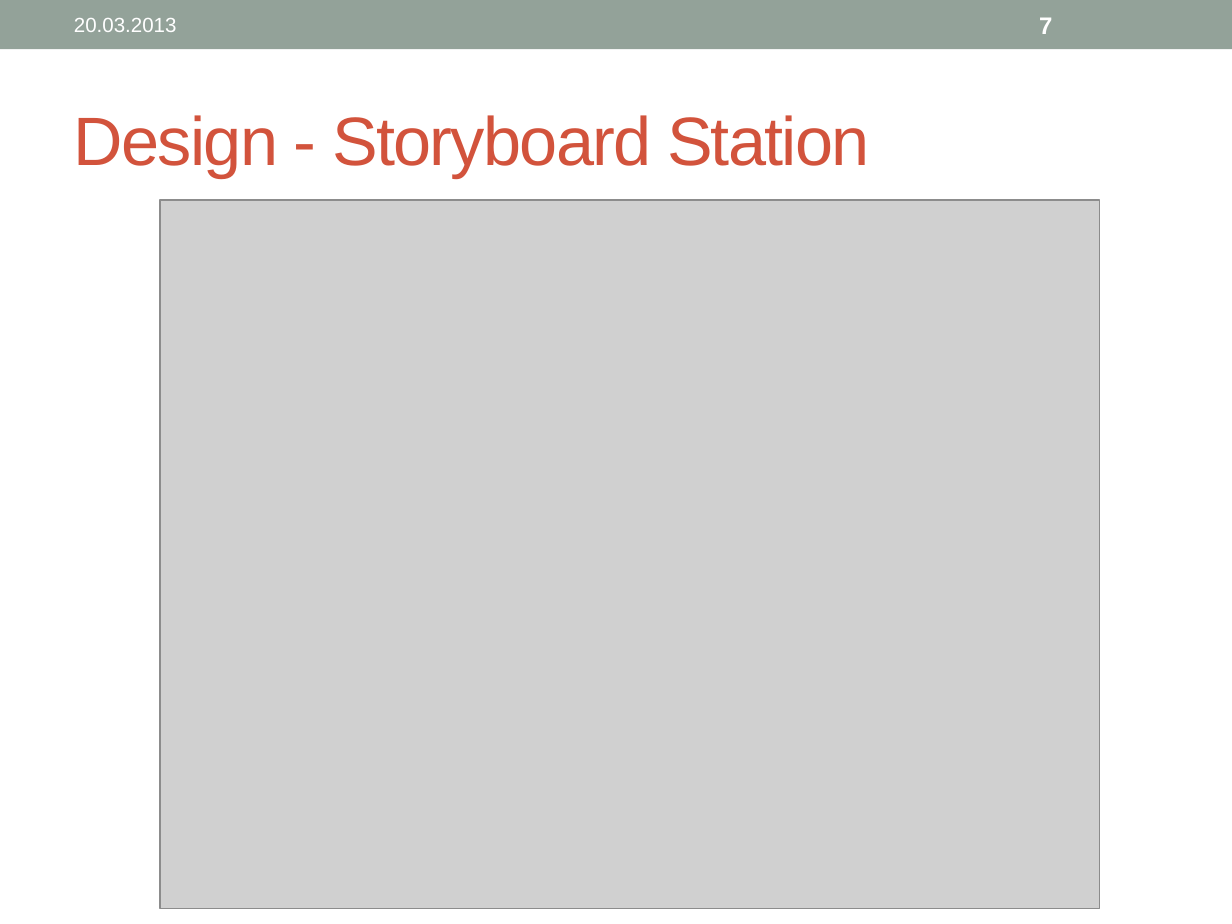
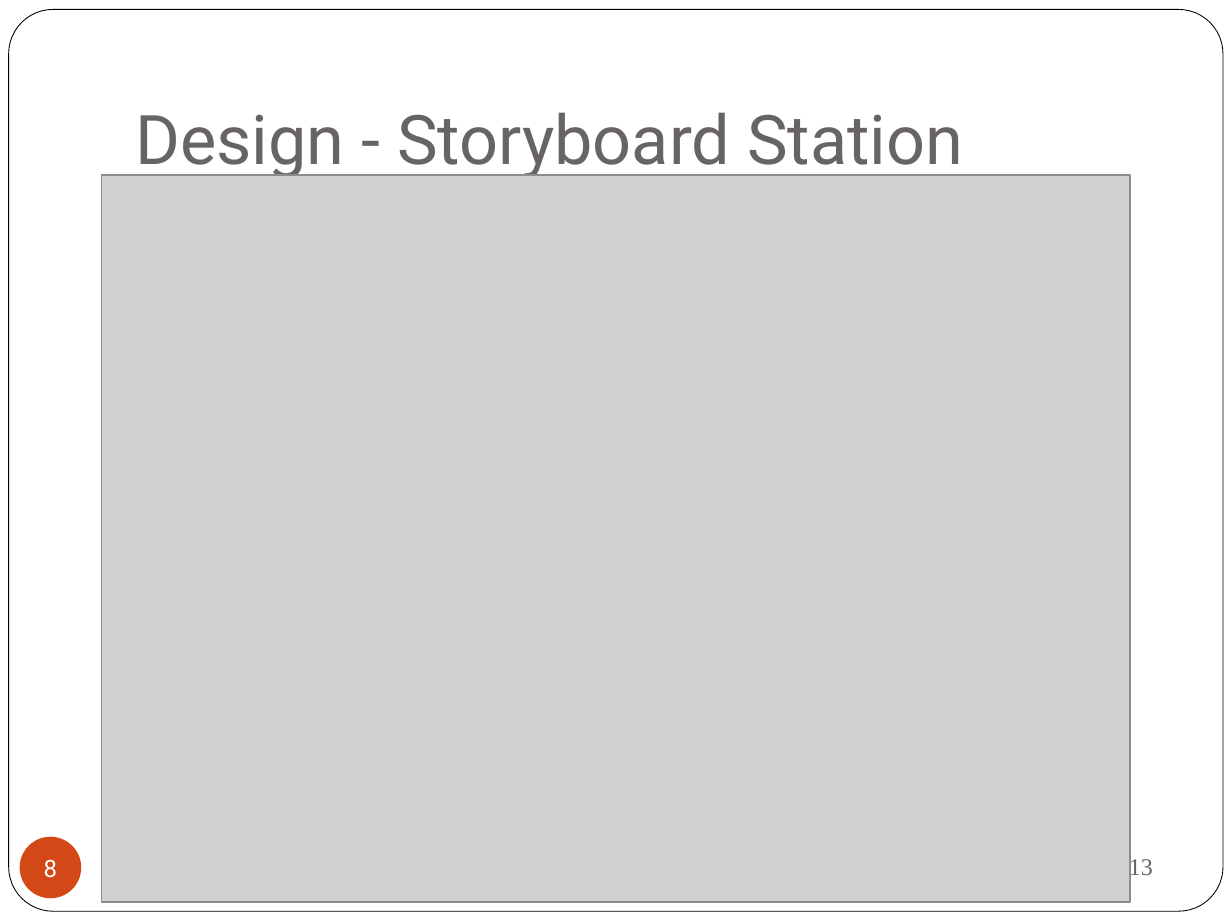
Before and after one commit to boebu/ch.bfh.bti7081.s2013.yellow, a slide deck: slide 8 of ch.bfh.bti7081.s2013.yellow/doc/cs1_task03/task1_3_presentation.pptx (slide 7 before the commit). Drawn at 1232x924 pixels with LibreOffice and Linux fonts; fonts in the diff are those of the drawing; grey boxes stand for pictures. Boxes give left, top, right and bottom in pixels: in the first picture for what was removed or moved away, otherwise in the second. Text is boxed around its words. In the diff, an @@ line names an element or a change of style, - is before the commit and + after.

```diff
--- a/ch.bfh.bti7081.s2013.yellow/doc/cs1_task03/task1_3_presentation.pptx
+++ b/ch.bfh.bti7081.s2013.yellow/doc/cs1_task03/task1_3_presentation.pptx
@@ rectangle removed at (0,0,1232,49) @@
@@ rounded rectangle added at (9,10,1223,912), fill #FFFFFF, outline #000000 0.5 pt @@
@@ page number removed at (1039,17,1052,34) @@
-7
@@ title "Design - Storyboard Station": place and size @@
-title "Design - Storyboard Station" at (74,115,870,178)
+title "Design - Storyboard Station" at (135,112,963,180)
@@ title "Design - Storyboard Station" at (135,112,963,180): font Arial to Roboto, text colour #D2533C to #696464, letter spacing -1 to 0 pt; vertical alignment middle to bottom @@
@@ picture: place and size @@
-picture at (160,200,1100,908)
+picture at (102,175,1131,902)
@@ page number added at (20,837,81,898), fill #D34817, 14 pt, text #FFFFFF @@
+8
@@ text "20.03.2013": place and size @@
-text "20.03.2013" at (74,18,177,32)
+text "20.03.2013" at (1045,856,1153,881)
@@ text "20.03.2013" at (1045,856,1153,881): size 12 to 14 pt, font Arial to Times New Roman, text colour #FFFFFF to #696464; alignment left to right @@
```
Also in this commit, not shown: 12 other slides changed, 3 slides added.
